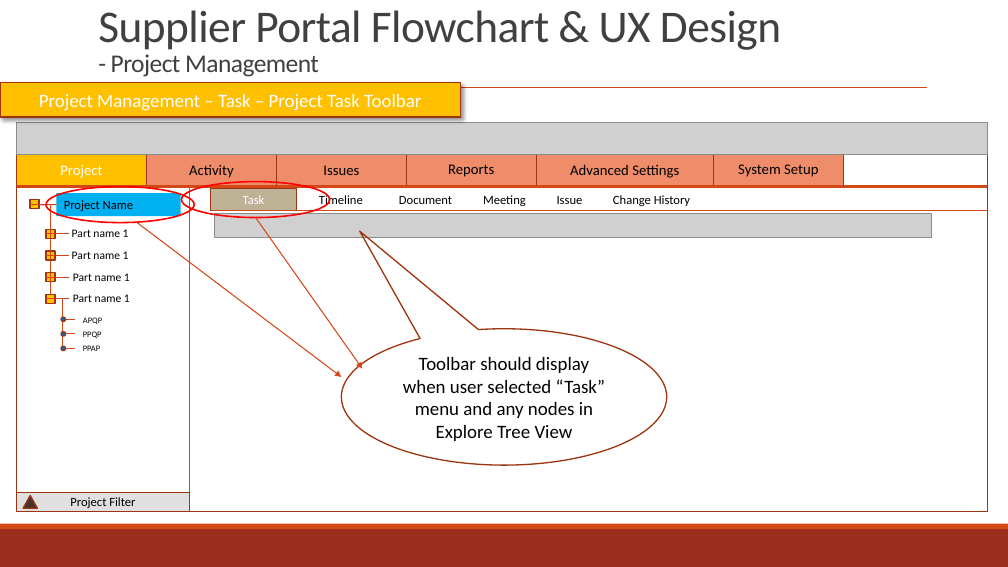
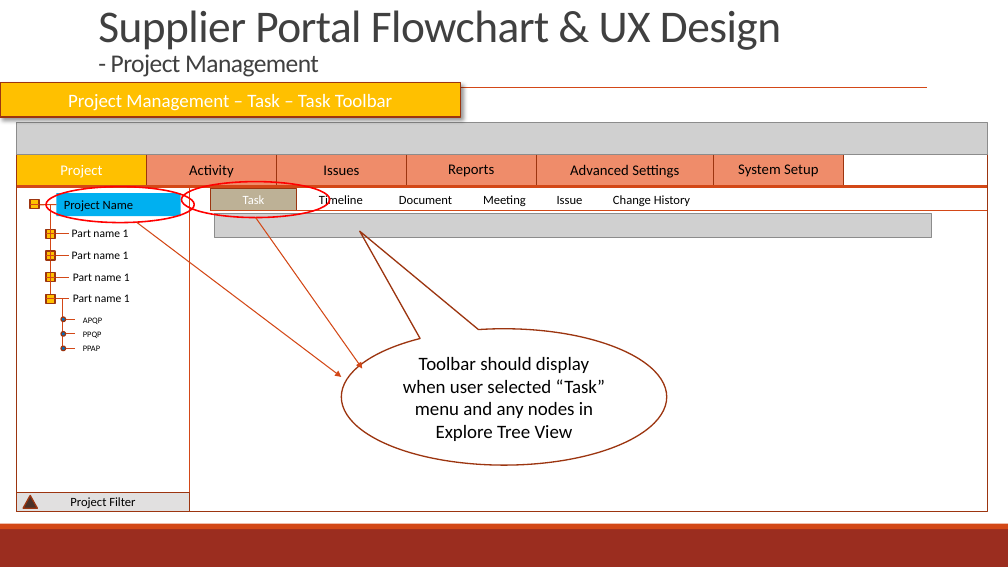
Before and after one commit to zyw9963/YFVE-supplier-portal, a slide deck: slide 80 of projects/YanFeng/02 System Design/User Stories/Flowcharts/Supplier FlowCharts & UX.pptx (slide 77 before the commit). Drawn at 1008x567 pixels with LibreOffice and Linux fonts; fonts in the diff are those of the drawing; grey boxes stand for pictures. Boxes give left, top, right and bottom in pixels: in the first picture for what was removed or moved away, otherwise in the second. Text is boxed around its words. In the diff, an @@ line names an element or a change of style, - is before the commit and + after.

```diff
--- a/projects/YanFeng/02 System Design/User Stories/Flowcharts/Supplier FlowCharts & UX.pptx
+++ b/projects/YanFeng/02 System Design/User Stories/Flowcharts/Supplier FlowCharts & UX.pptx
@@ text in rectangle at [68, 94, 392, 111]: text changed @@
-Project Management – Task – Project Task Toolbar
+Project Management – Task – Task Toolbar
```
Also in this commit, not shown: 12 other slides changed, 8 slides added, 3 slides removed, 1 other file.
